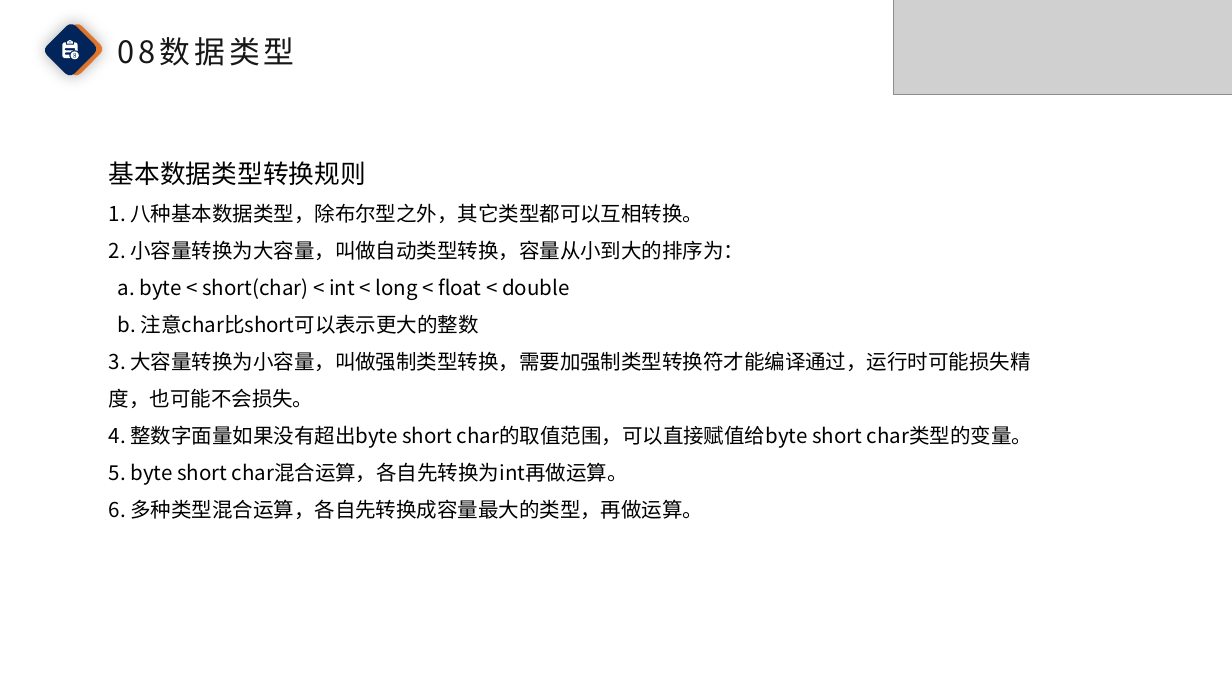
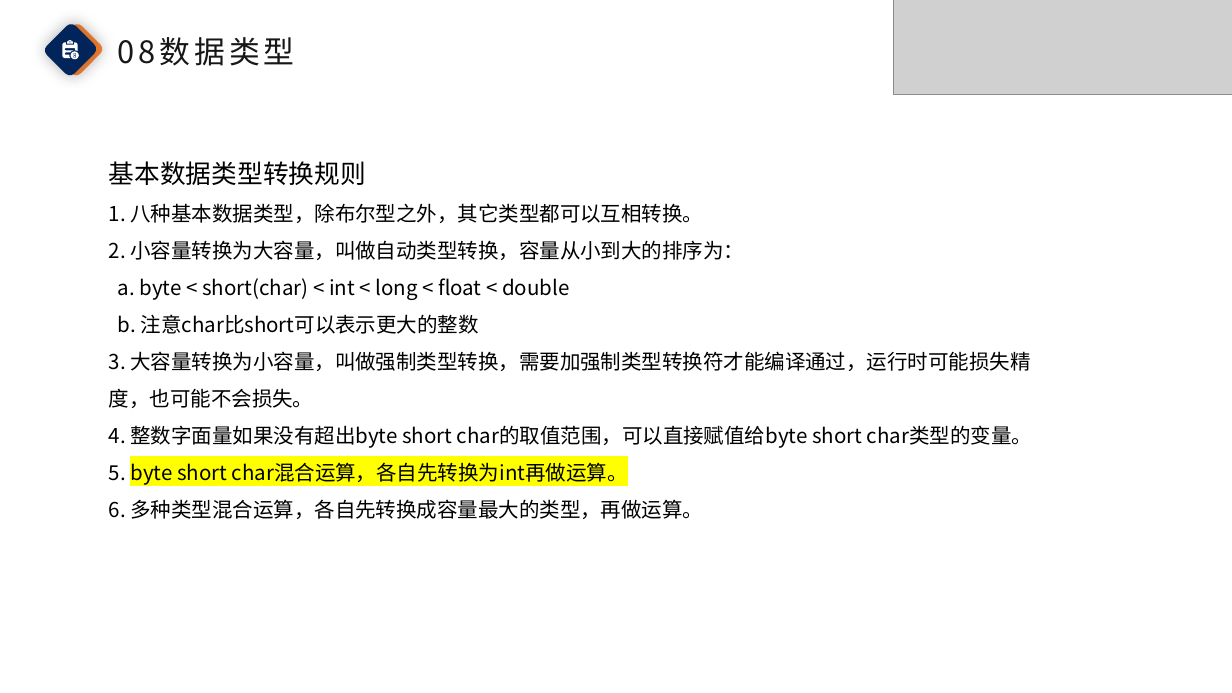
Before and after one commit to Godenglow/MyNotes, a slide deck: slide 45 of AngelByte_Note/00-JavaSE/document/03-第二章 Java基础语法.pptx. Drawn at 1232x693 pixels with LibreOffice and Linux fonts; fonts in the diff are those of the drawing; grey boxes stand for pictures. Boxes give left, top, right and bottom in pixels: in the first picture for what was removed or moved away, otherwise in the second. Text is boxed around its words. In the diff, an @@ line names an element or a change of style, - is before the commit and + after.

```diff
--- a/AngelByte_Note/00-JavaSE/document/03-第二章 Java基础语法.pptx
+++ b/AngelByte_Note/00-JavaSE/document/03-第二章 Java基础语法.pptx
@@ text at (x1=109, y1=462, x2=628, y2=485): highlight none to #FFFF00 in "byte short char混合运算，各自先转换为int再做运算。" @@
```
Also in this commit, not shown: 4 other slides changed, 1 other file.
